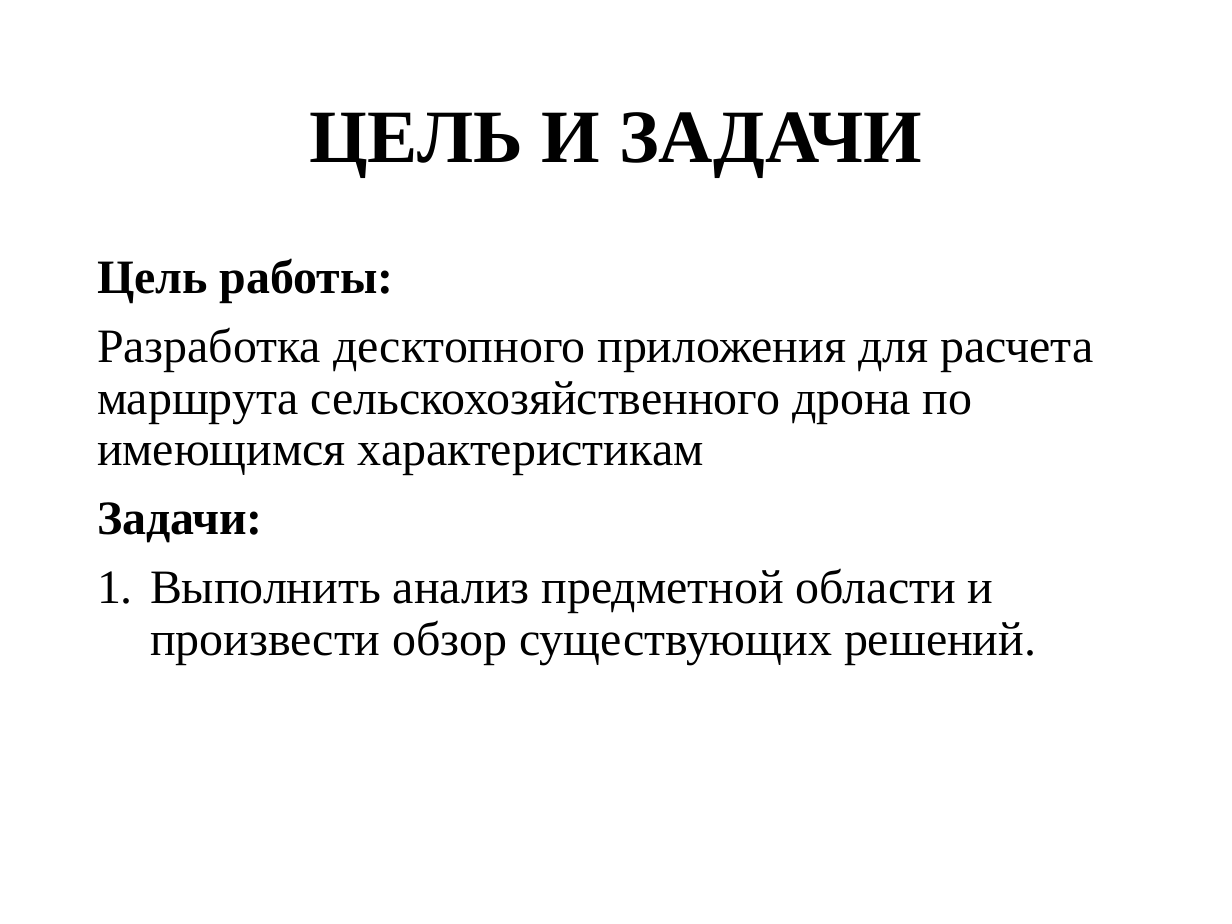
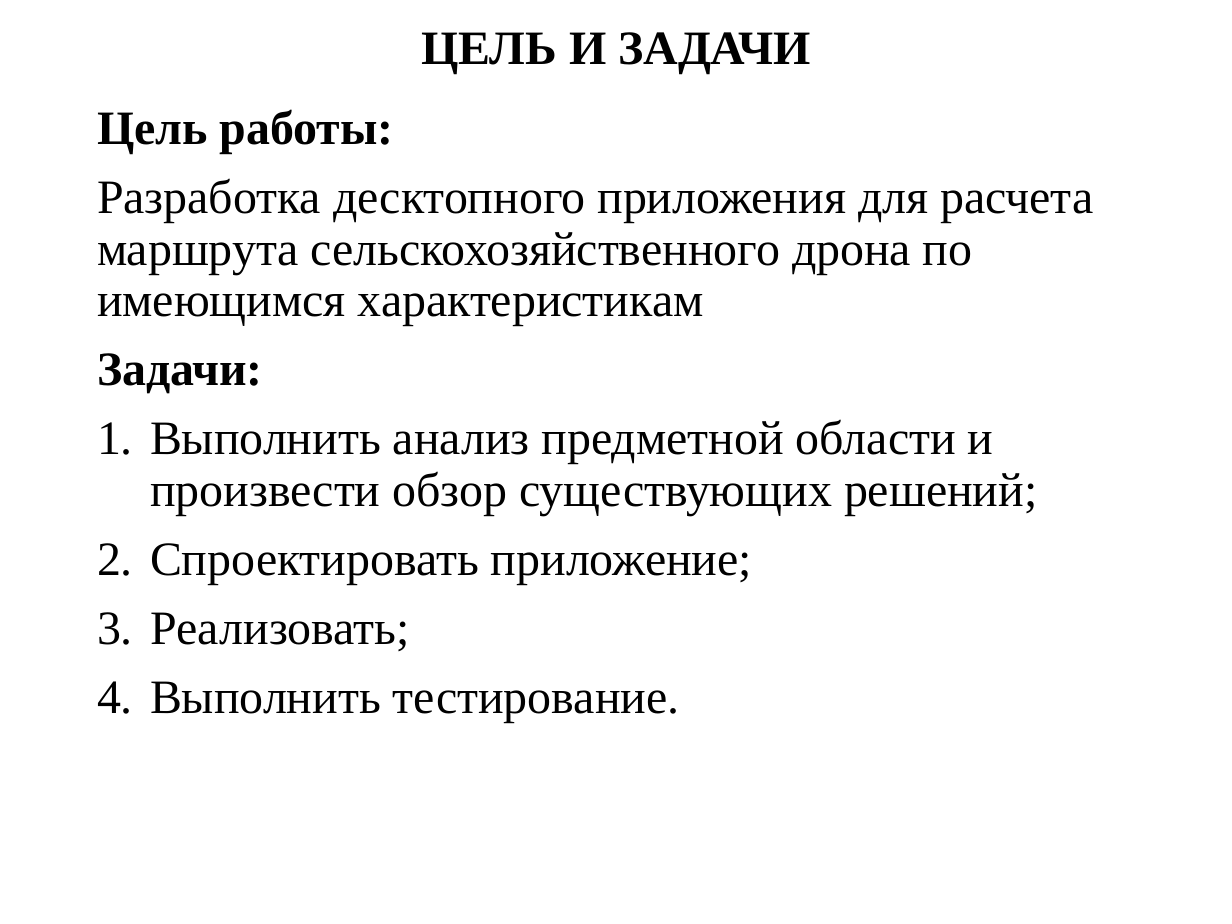
Before and after one commit to evgenkot/uav-route-calculation, a slide deck: slide 2 of doc/Raschupkin_EV_UAV_Route_Planning.pptx. Drawn at 1232x924 pixels with LibreOffice and Linux fonts; fonts in the diff are those of the drawing. Boxes give left, top, right and bottom in pixels: in the first picture for what was removed or moved away, otherwise in the second. Text is boxed around its words. In the diff, an @@ line names an element or a change of style, - is before the commit and + after.

```diff
--- a/doc/Raschupkin_EV_UAV_Route_Planning.pptx
+++ b/doc/Raschupkin_EV_UAV_Route_Planning.pptx
@@ title "ЦЕЛЬ И ЗАДАЧИ": place and size @@
-title "ЦЕЛЬ И ЗАДАЧИ" at (309,112,921,177)
+title "ЦЕЛЬ И ЗАДАЧИ" at (421,32,810,73)
@@ title "ЦЕЛЬ И ЗАДАЧИ" at (421,32,810,73): size 44 to 28 pt @@
@@ text "Цель работы:": place and size @@
-text "Цель работы:" at (97,258,1093,665)
+text "Цель работы:" at (97,109,1093,722)
@@ text at (150,419,1037,722): text changed @@
-1. Выполнить анализ предметной области и произвести обзор существующих решений.
+1. Выполнить анализ предметной области и произвести обзор существующих решений;
+2. Спроектировать приложение;
+3. Реализовать;
+4. Выполнить тестирование.
```
Also in this commit, not shown: 1 other slide changed, 10 slides added, 2 slides removed.
